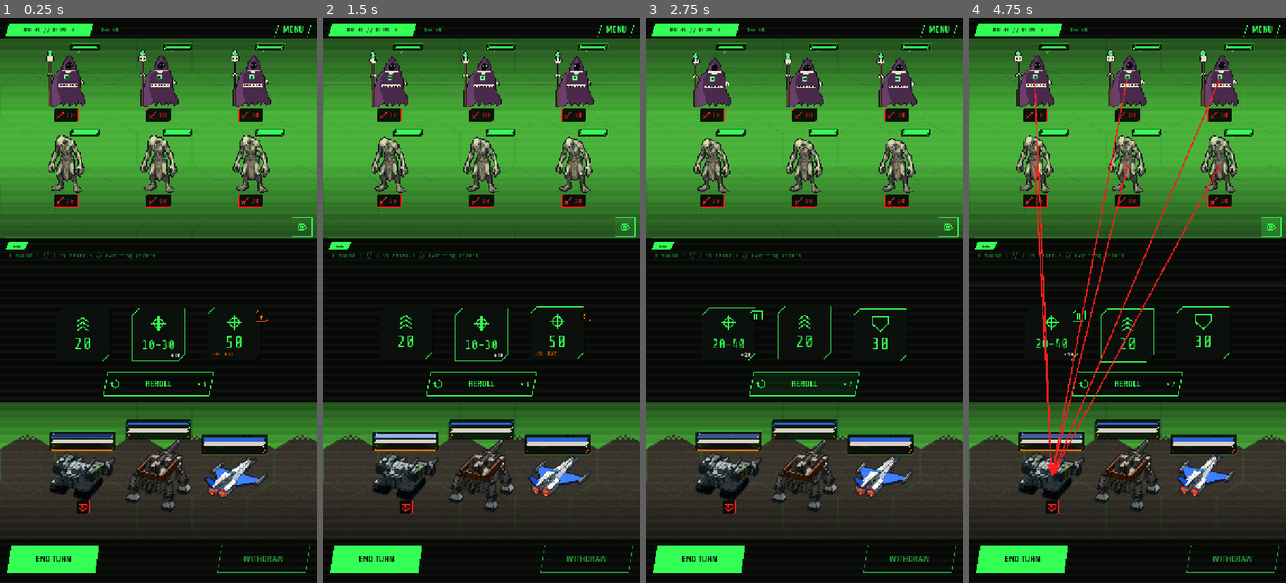
Above: before the commit, frames 1-4 (left to right).
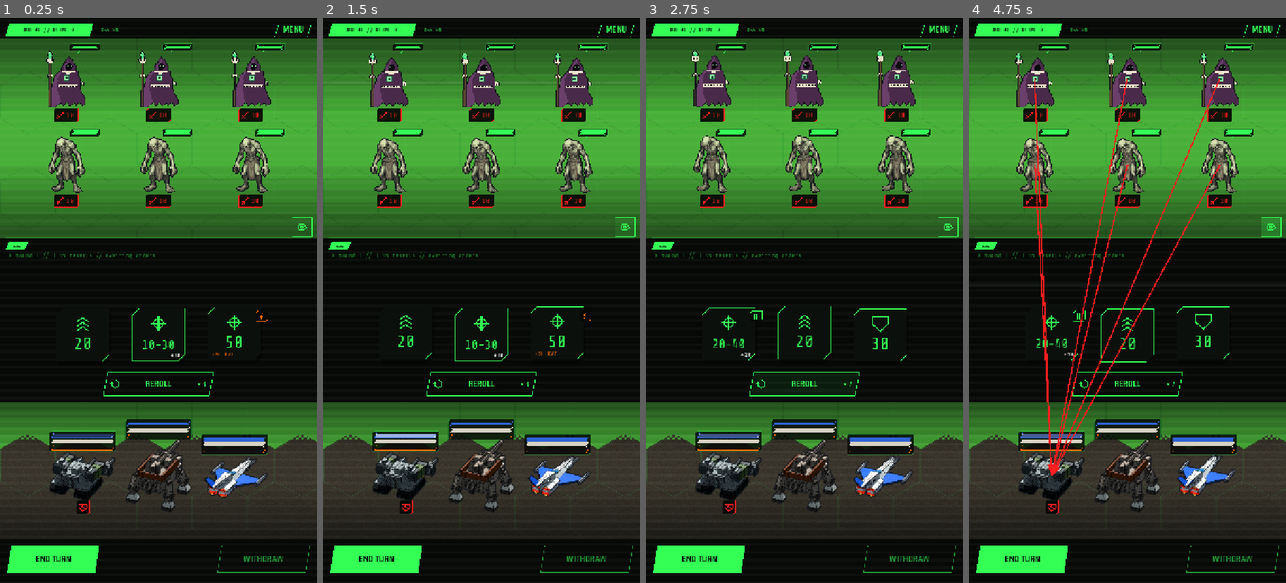
Above: after the commit, the same moments.

Repository: ryanjdmartin/riftgate
Game: Godot game, scene res://game/skirmish/skirmish_screen.tscn
Two runs of this game, one before a commit and one after it. Both use one fixed random seed, a clock stepped at 60 frames per second and the inputs below. This scene is started directly instead of the project's main scene.
Inputs (mouse positions are in pixels of both pictures, inside the frame that each line leads up to):
- Up to frame 1 (0.25 s): no input
- Up to frame 2 (1.5 s): click "MENU" at 0.5 s; click (624, 227) at 1.25 s
- Up to frame 3 (2.75 s): click "REROLL" at 2 s
- Up to frame 4 (4.75 s): click "END TURN" at 2.75 s; click "WITHDRAW" at 3.5 s; click (1270, 227) at 4.25 s

The runs differ from the first frame. In frame 1, 1.5% of the frame differs, in the area x 14-86%, y 5-31%; in frame 2, 1.9%; in frame 3, 2.4%; in frame 4, 2.2%.

Commit message:
Settings trimmed to colour, brightness, pace, glitch and scan toggles; scan off turns the lights off on both screens; the intent target in HUD weight with bright rings and no solid black
Co-Authored-By: Claude Fable 5.1 <noreply@anthropic.com>

Diff:
--- a/game/battle/battle_map_view.gd
+++ b/game/battle/battle_map_view.gd
@@ -366,8 +366,8 @@
 				var dc := pts[pts.size() - 1]
 				var dir := (dc - pts[pts.size() - 2]).normalized()
 				pts[pts.size() - 1] = dc - dir * DEST_RING
-			draw_polyline(pts, Color(Palette.BG, 0.75), 10.0)
-			draw_polyline(pts, Color(Palette.ENEMY, 0.95), 5.0)
+			draw_polyline(pts, Color(Palette.BG, 0.35), 9.0)
+			draw_polyline(pts, Color(Palette.ENEMY, 0.95), 4.0)
 			if owned:
 				_destination_effect(dest)
 
@@ -573,8 +573,6 @@
 ## again. Dimmed when another contact is the one being looked at.
 var _ring_t := 0.0
 
-const DEST_RING := HEX_SIZE * 0.78   # the target's outer ring, where the intent line arrives
-
 var _ground_marks: Array = []   # [hex, Color] this frame, handed to the scene after the draw
 
 ## A hex's tint: on the ground in the scene, under the machines, when there is a scene;
@@ -586,25 +584,31 @@
 		draw_colored_polygon(Hex.corners(center(h), HEX_SIZE - 3.0), col)
 
 
+const DEST_RING := HEX_SIZE * 0.72   # the target's outer ring, where the intent line arrives
+const ENEMY_LIT := Color("ff8a7a")    # the enemy marks' bright: red lifted toward white, so rings read on the tint
+
+## The target in the HUD's own weight (Ryan, 22 September: no solid black, nothing
+## abutting, the animation the thing you see): a tint, a thin outline, and two bright
+## broken rings turning against each other around a centre dot. The line arrives at the
+## outer ring over a soft dark halo, the same halo the outline sits in, so they flow.
 func _destination_effect(h: Vector2i) -> void:
 	var c := center(h)
-	_fill(h, Color(Palette.ENEMY, 0.30))
-	Hud.stroke_poly(self, Hex.corners(c, HEX_SIZE - 3.0), Color(Palette.BG, 0.75), 9.0)   # lined in black, like the line
-	Hud.stroke_poly(self, Hex.corners(c, HEX_SIZE - 3.0), Color(Palette.ENEMY, 0.95), 4.0)
-	_target_rings(c, Palette.ENEMY, DEST_RING, 1.0)
-	draw_circle(c, 4.0, Palette.ENEMY)
-
-
-## Three concentric rings of broken arcs turning against each other: the display's own
-## target lock, brought back from the first cut (Ryan, 22 September).
+	_fill(h, Color(Palette.ENEMY, 0.22))
+	Hud.stroke_poly(self, Hex.corners(c, HEX_SIZE - 3.0), Color(Palette.BG, 0.35), 6.0)
+	Hud.stroke_poly(self, Hex.corners(c, HEX_SIZE - 3.0), Color(Palette.ENEMY, 0.85), 2.0)
+	_target_rings(c, ENEMY_LIT, DEST_RING, 1.0)
+	draw_circle(c, 4.0, ENEMY_LIT)
+
+
+## Two rings of broken arcs turning against each other: the display's own target lock.
 func _target_rings(c: Vector2, col: Color, r: float, dir: float) -> void:
-	for k in range(3):
-		var rad := r * (0.45 + 0.275 * k)
-		var segs := 4 + k * 2
-		var a0 := _ring_t * dir * (1.2 - 0.3 * k) * (1.0 if k % 2 == 0 else -1.0)
+	for k in range(2):
+		var rad := r * (0.5 + 0.5 * k)
+		var segs := 3 + k * 2
+		var a0 := _ring_t * dir * (1.0 - 0.35 * k) * (1.0 if k % 2 == 0 else -1.0)
 		for sgm in range(segs):
 			var a := a0 + TAU * float(sgm) / float(segs)
-			draw_arc(c, rad, a, a + TAU / float(segs) * 0.55, 8, Color(col, 0.95 - 0.15 * k), 2.5)
+			draw_arc(c, rad, a, a + TAU / float(segs) * 0.6, 10, Color(col, 0.95 - 0.15 * k), 3.0)
 
 
 ## Under a machine's own destination marker: two faint rings breathing, in the display's
@@ -620,13 +624,13 @@
 	var c := center(h)
 	var a := 1.0 if lit else 0.35
 	var breath := 0.5 + 0.5 * sin(_ring_t * 4.0)
-	_fill(h, Color(Palette.ENEMY, (0.38 + 0.22 * breath) * a))
-	Hud.stroke_poly(self, Hex.corners(c, HEX_SIZE - 3.0), Color(Palette.BG, 0.75 * a), 9.0)
-	Hud.stroke_poly(self, Hex.corners(c, HEX_SIZE - 3.0), Color(Palette.ENEMY, 0.95 * a), 4.0)
+	_fill(h, Color(Palette.ENEMY, (0.34 + 0.2 * breath) * a))
+	Hud.stroke_poly(self, Hex.corners(c, HEX_SIZE - 3.0), Color(Palette.BG, 0.35 * a), 6.0)
+	Hud.stroke_poly(self, Hex.corners(c, HEX_SIZE - 3.0), Color(Palette.ENEMY, 0.95 * a), 2.5)
 	for k in range(2):
 		var phase := fmod(_ring_t * 0.9 + k * 0.5, 1.0)
 		var r := HEX_SIZE * (0.3 + 1.1 * phase)
-		draw_arc(c, r, 0.0, TAU, 40, Color(Palette.ENEMY, (1.0 - phase) * 0.9 * a), 3.0 * (1.0 - phase * 0.5) + 1.0)
+		draw_arc(c, r, 0.0, TAU, 40, Color(ENEMY_LIT, (1.0 - phase) * 0.9 * a), 3.0 * (1.0 - phase * 0.5) + 1.0)
 
 
 ## A machine's zone: its six neighbours as one tinted flower with one outline round the
--- a/game/battle/battle_screen.gd
+++ b/game/battle/battle_screen.gd
@@ -60,6 +60,9 @@
 
 	func _draw() -> void:
 		# A sweep, then a pause (Ryan, 22 September: back to back was busy).
+		if map != null and not map.sweep_on:
+			map.sweep_at(-1.0e6)   # the scan is off: no band, and the lights go out
+			return
 		var sweep := (size.y + 120.0) / SPEED
 		var t := fmod(_t, sweep + HudBackdrop.SCAN_PAUSE)
 		# The band keeps travelling below the screen through the pause, so the traces'
@@ -374,13 +377,8 @@
 func _apply_display() -> void:
 	var d := Settings.display
 	_map.tune("brightness", float(d["brightness"]))
-	_map.tune("saturation", float(d["saturation"]))
-	_map.tune("flicker", float(d["glitch"]))
-	if _map._map3d != null:
-		_map._map3d.set_glow(float(d["bloom"]))
-	_map.sweep_on = bool(d["scan"])
-	if _scan != null:
-		_scan.visible = _map.sweep_on
+	_map.tune("flicker", 1.0 if bool(d["glitch"]) else 0.0)
+	_map.sweep_on = bool(d["scan"])   # off: the bar stays hidden and the traces rest as ink
 	BattleMapView.pace = float(d["pace"])
 	_built_hud = Settings.hud
 
--- a/game/settings.gd
+++ b/game/settings.gd
@@ -21,11 +21,10 @@
 
 ## The display knobs: key -> default. Ranges for the sliders alongside.
 const DISPLAY_DEFAULTS := {
-	"brightness": 1.0, "saturation": 1.0, "bloom": 0.8, "glitch": 1.0, "pace": 1.0, "scan": true,
+	"brightness": 1.0, "glitch": true, "pace": 1.0, "scan": true,
 }
 const DISPLAY_RANGES := {
-	"brightness": Vector2(0.5, 1.5), "saturation": Vector2(0.0, 1.5), "bloom": Vector2(0.0, 2.0),
-	"glitch": Vector2(0.0, 3.0), "pace": Vector2(0.5, 2.0),
+	"brightness": Vector2(0.5, 1.5), "pace": Vector2(0.5, 2.0),
 }
 static var display: Dictionary = DISPLAY_DEFAULTS.duplicate()
 
--- a/game/skirmish/skirmish_screen.gd
+++ b/game/skirmish/skirmish_screen.gd
@@ -198,6 +198,7 @@
 		[Rect2(0.0, BACK_Y - 14.0, W, LOG_Y - 10.0 - (BACK_Y - 14.0)), sk.terrain, sk.rng.seed, "other"],
 		[Rect2(0.0, REROLL_Y + REROLL_SIZE.y + 14.0, W, BOTTOM_Y - 16.0 - (REROLL_Y + REROLL_SIZE.y + 14.0)), sk.terrain, sk.rng.seed + 1, "seam"],
 	]
+	bg.scan = bool(Settings.display["scan"])   # off: no band, and the machines' traces rest as ink
 	bg.set_anchors_and_offsets_preset(Control.PRESET_FULL_RECT)
 	add_child(bg)
 	_bg = bg
@@ -957,7 +958,9 @@
 		_menu = PauseMenu.new()
 		_menu.display_changed.connect(func(key: String, value: Variant) -> void:
 			if key == "pace":
-				BattleMapView.pace = float(value))
+				BattleMapView.pace = float(value)
+			elif key == "scan" and _bg != null:
+				_bg.scan = bool(value))
 		_menu.hud_changed.connect(func() -> void:
 			_build()
 			_refresh())
--- a/game/ui/pause_menu.gd
+++ b/game/ui/pause_menu.gd
@@ -3,8 +3,9 @@
 
 ## The pause menu (Ryan, 22 September): MENU on either screen opens it over a scrim that
 ## swallows input. Two pages. PAUSED: resume, settings. SETTINGS: the display's colour and
-## the knobs a player may want (brightness, saturation, bloom, glitch, the scan bar, the
-## pace of moves), saved through `Settings` and applied live by the host screen.
+## the knobs a player may want (brightness, the pace of moves, the glitch, the scan bar;
+## Ryan, 22 September: saturation and bloom made no difference a player would want),
+## saved through `Settings` and applied live by the host screen.
 
 signal resumed
 signal display_changed(key: String, value: Variant)
@@ -69,10 +70,8 @@
 			_title("SETTINGS")
 			_colour_row()
 			_slider("BRIGHTNESS", "brightness")
-			_slider("SATURATION", "saturation")
-			_slider("BLOOM", "bloom")
-			_slider("GLITCH", "glitch")
 			_slider("MOVE PACE", "pace")
+			_toggle("GLITCH", "glitch")
 			_toggle("SCAN BAR", "scan")
 			_button("BACK", func() -> void: _show_page("paused"))
 	_fit()
Not shown, changed: docs/status.md
